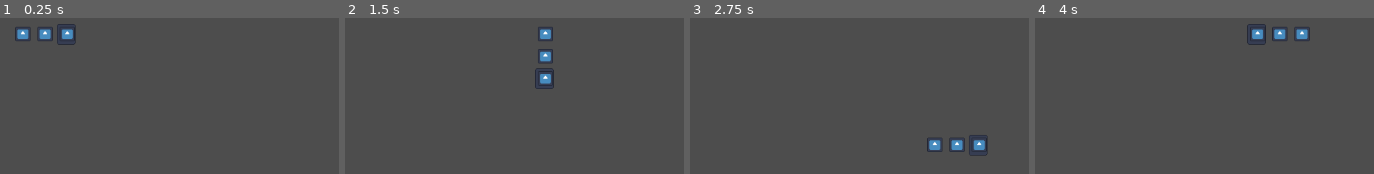
Above: before the commit, frames 1-4 (left to right).
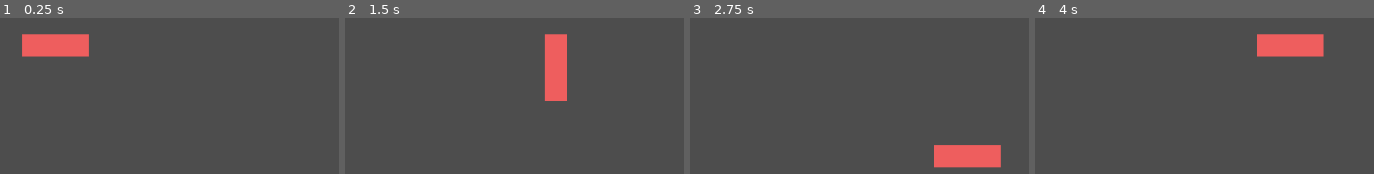
Above: after the commit, the same moments.

Repository: arrowira/MiniJam196Snake
Game: Godot game, scene res://scenes/main.tscn
The game is run twice, just before and just after one commit, with the same random seed, the same clock (stepped at 60 frames per second) and the same inputs. The engine's default icon, where the game draws it, is replaced by a stand-in: a white triangle on a blue panel in a dark square.
Inputs:
- Up to frame 1 (0.25 s): no input
- Up to frame 2 (1.5 s): hold Right (p1right) 0.53-1.28 s; hold Down (p1down) from 1.28 s (still down)
- Up to frame 3 (2.75 s): release Down (p1down) at 2.03 s; hold Right (p1right) from 2.03 s (still down)
- Up to frame 4 (4 s): release Right (p1right) at 2.78 s; hold Up (p1up) 2.78-3.53 s; hold Left (p1left) from 3.53 s (still down)

The runs differ from the first frame. In frame 1, 3.5% of the frame differs, in the area x 4-27%, y 3-25%; in frame 2, 3.4%; in frame 3, 3.6%; in frame 4, 3.6%, in the area x 62-86%, y 3-25%.

Commit message:
player1Sprite

Diff:
--- a/minijam-196-proj/scenes/player_1_segment.tscn
+++ b/minijam-196-proj/scenes/player_1_segment.tscn
@@ -1,10 +1,10 @@
 [gd_scene load_steps=2 format=3 uid="uid://ck1xhfy3qt26y"]
 
-[ext_resource type="Texture2D" uid="uid://dow77vk24fu6l" path="res://misc/icon.svg" id="1_h1als"]
+[ext_resource type="Texture2D" uid="uid://cw1e1ccus7o7w" path="res://sprites/snake-1.png.png" id="1_545wh"]
 
 [node name="player1Segment" type="Node2D"]
 
 [node name="Icon" type="Sprite2D" parent="."]
-position = Vector2(0.9999981, -0.5000019)
-scale = Vector2(0.17187499, 0.1640625)
-texture = ExtResource("1_h1als")
+position = Vector2(15.999997, 15.999998)
+scale = Vector2(0.04999999, 0.049999993)
+texture = ExtResource("1_545wh")
--- a/minijam-196-proj/scenes/snakeA.tscn
+++ b/minijam-196-proj/scenes/snakeA.tscn
@@ -2,7 +2,7 @@
 
 [ext_resource type="Script" uid="uid://bu1gi3uc16dpe" path="res://scripts/player1Movement.gd" id="1_r11do"]
 [ext_resource type="Script" uid="uid://dypxikpkp2onf" path="res://scripts/snakeManager.gd" id="1_t37lf"]
-[ext_resource type="Texture2D" uid="uid://dow77vk24fu6l" path="res://misc/icon.svg" id="1_yfqqe"]
+[ext_resource type="Texture2D" uid="uid://cw1e1ccus7o7w" path="res://sprites/snake-1.png.png" id="3_tq7ts"]
 
 [node name="snake" type="Node2D"]
 script = ExtResource("1_t37lf")
@@ -11,8 +11,8 @@
 script = ExtResource("1_r11do")
 
 [node name="Icon" type="Sprite2D" parent="head"]
-position = Vector2(-0.4999981, 0)
-scale = Vector2(0.21093751, 0.23437501)
-texture = ExtResource("1_yfqqe")
+position = Vector2(15.999997, 15.999998)
+scale = Vector2(0.04999999, 0.049999993)
+texture = ExtResource("3_tq7ts")
 
 [node name="segmentContainer" type="Node2D" parent="."]
